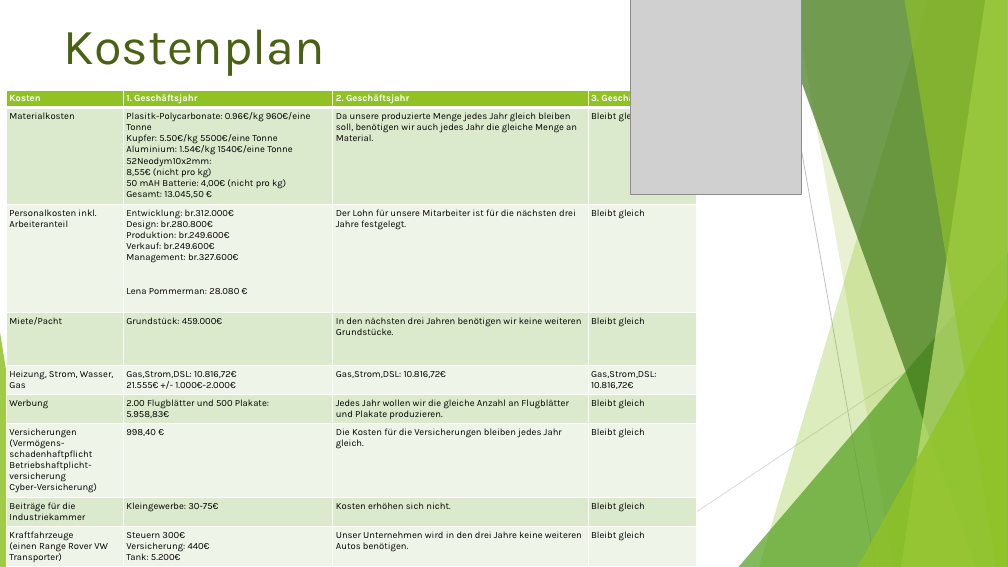
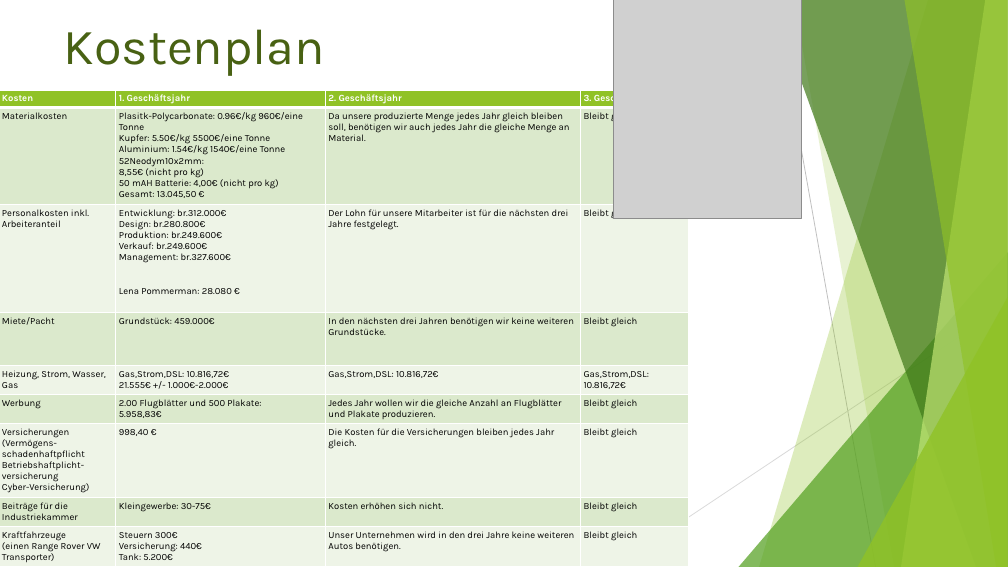
Before and after one commit to Loligxp/BV_Projekt, a slide deck: slide 10 of PodHandler.pptx. Drawn at 1008x567 pixels with LibreOffice and Linux fonts; fonts in the diff are those of the drawing; grey boxes stand for pictures. Boxes give left, top, right and bottom in pixels: in the first picture for what was removed or moved away, otherwise in the second. Text is boxed around its words. In the diff, an @@ line names an element or a change of style, - is before the commit and + after.

```diff
--- a/PodHandler.pptx
+++ b/PodHandler.pptx
@@ picture resized from (x1=631, y1=0, x2=802, y2=195) to (x1=614, y1=0, x2=802, y2=219) @@
@@ table moved from (x1=6, y1=90, x2=696, y2=567) to (x1=0, y1=90, x2=690, y2=567) @@
```
Also in this commit, not shown: 3 other slides changed.
